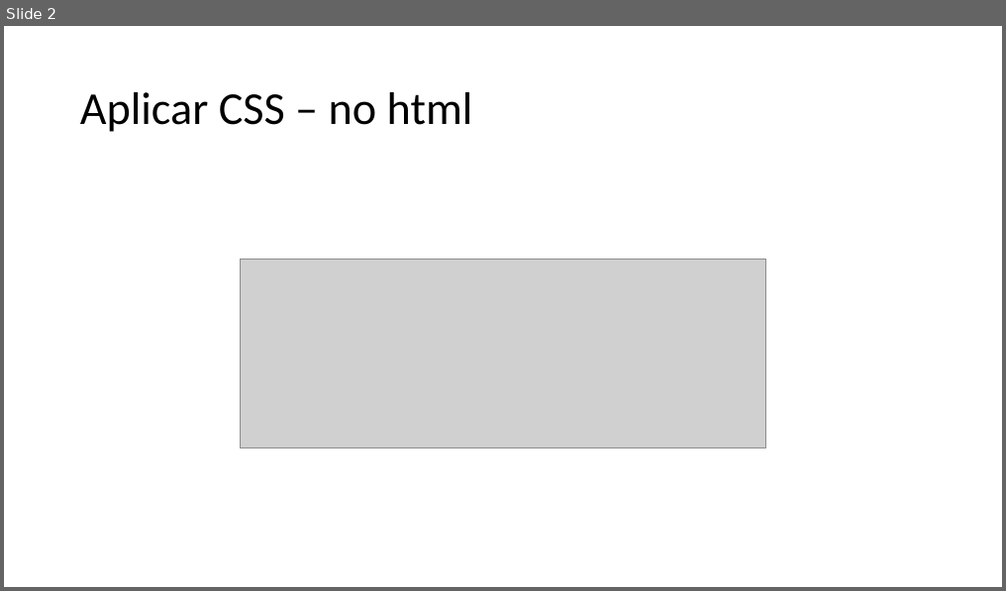
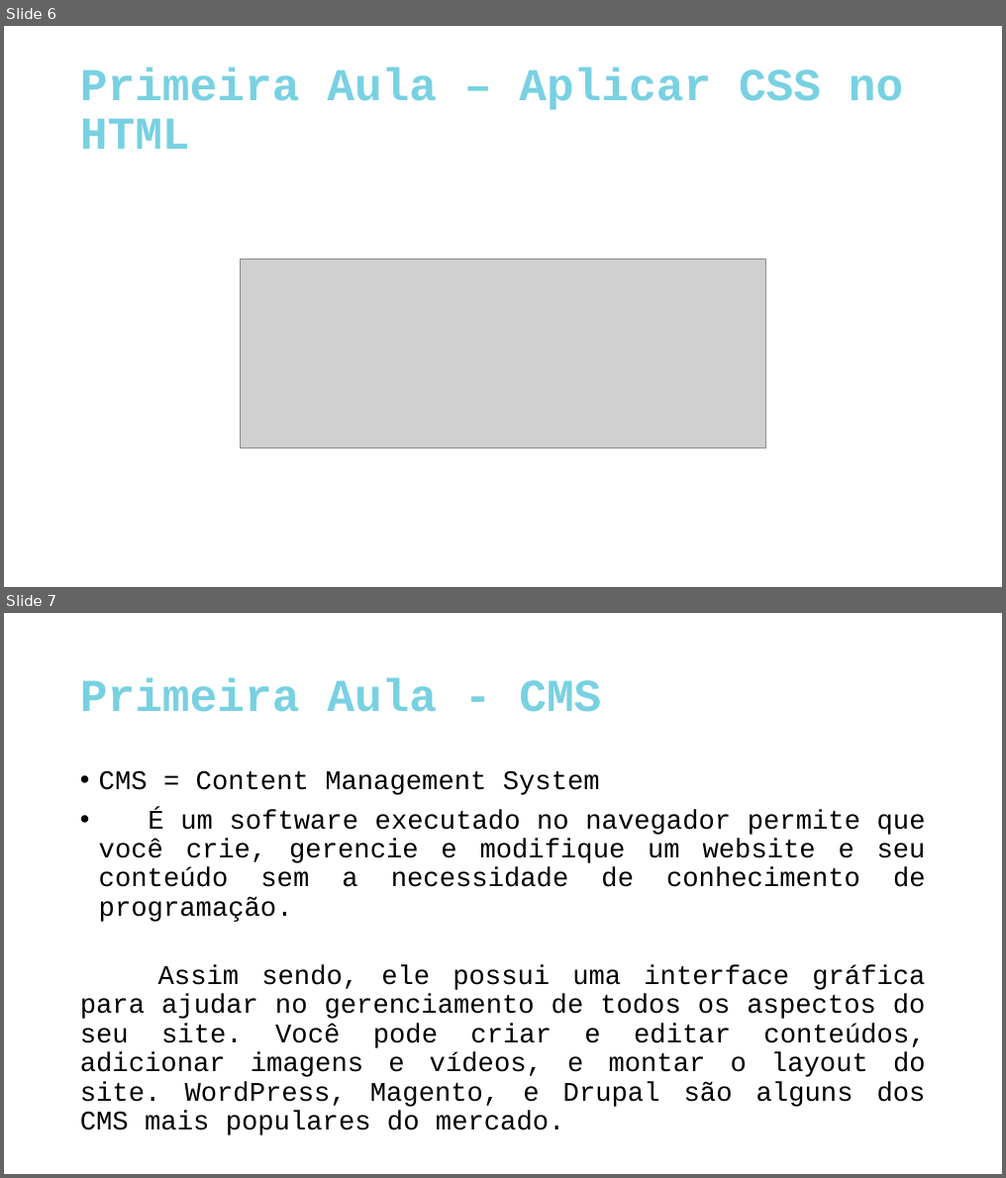
Before and after one commit to Lucas-Pontes-Soares/IgniteLab, a slide deck: src/AulasReact.pptx. Shown one above the other, each under a label of ours: slide 2 before the commit, slides 6 and 7 after it. The pictures are 1006x591 and 1006x1178 pixels, drawn with LibreOffice and Linux fonts; fonts in the diff are those of the drawing; grey boxes stand for pictures. Boxes give left, top, right and bottom in pixels: in the first picture for what was removed or moved away, otherwise in the second. Text is boxed around its words. In the diff, an @@ line names an element or a change of style, - is before the commit and + after.

Commit message:
Terminando a primeira aula

```diff
--- a/src/AulasReact.pptx
+++ b/src/AulasReact.pptx
@@ slide 7 added at <box>4,613,1002,1174</box>, background #FFFFFF @@
@@ title added at <box>80,679,601,712</box>, 44 pt, text #78D1E1, bold @@
+Primeira Aula - CMS
@@ text added at <box>80,770,926,1136</box>, 25.9 pt, text #000000 @@
+• CMS = Content Management System
+• É um software executado no navegador permite que você crie, gerencie e modifique um website e seu conteúdo sem a necessidade de conhecimento de programação.
+Assim sendo, ele possui uma interface gráfica para ajudar no gerenciamento de todos os aspectos do seu site. Você pode criar e editar conteúdos, adicionar imagens e vídeos, e montar o layout do site. WordPress, Magento, e Drupal são alguns dos CMS mais populares do mercado.
@@ what was slide 2 is now slide 6 @@
@@ slide 6 changed as well @@
@@ title at <box>80,68,903,149</box>: text changed; font Calibri to Courier New; text colour #000000 to #78D1E1; bold on @@
-Aplicar CSS – no html
+Primeira Aula – Aplicar CSS no HTML
```
Also in this commit, not shown: 1 other slide changed, 10 other slides added, 1 slide removed, 7 other files.
